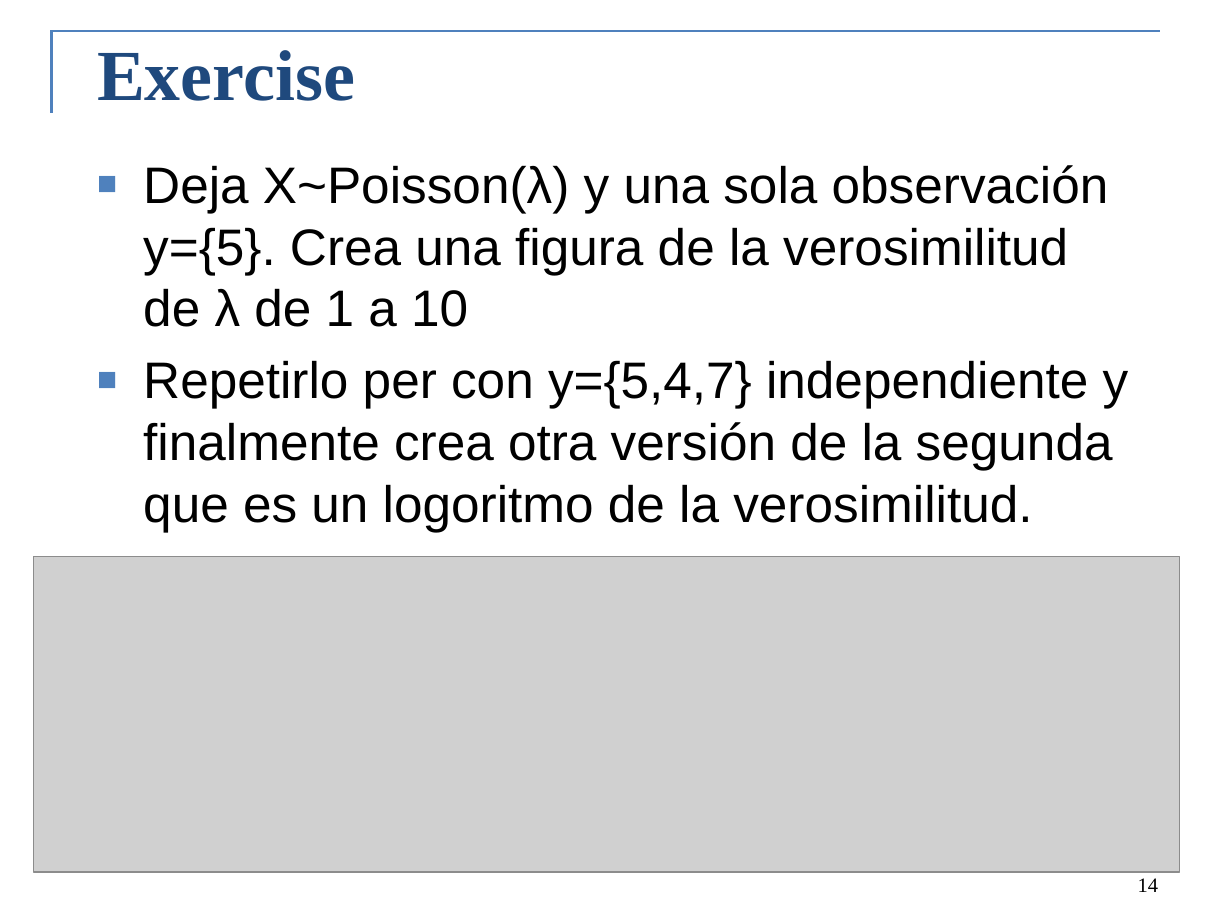
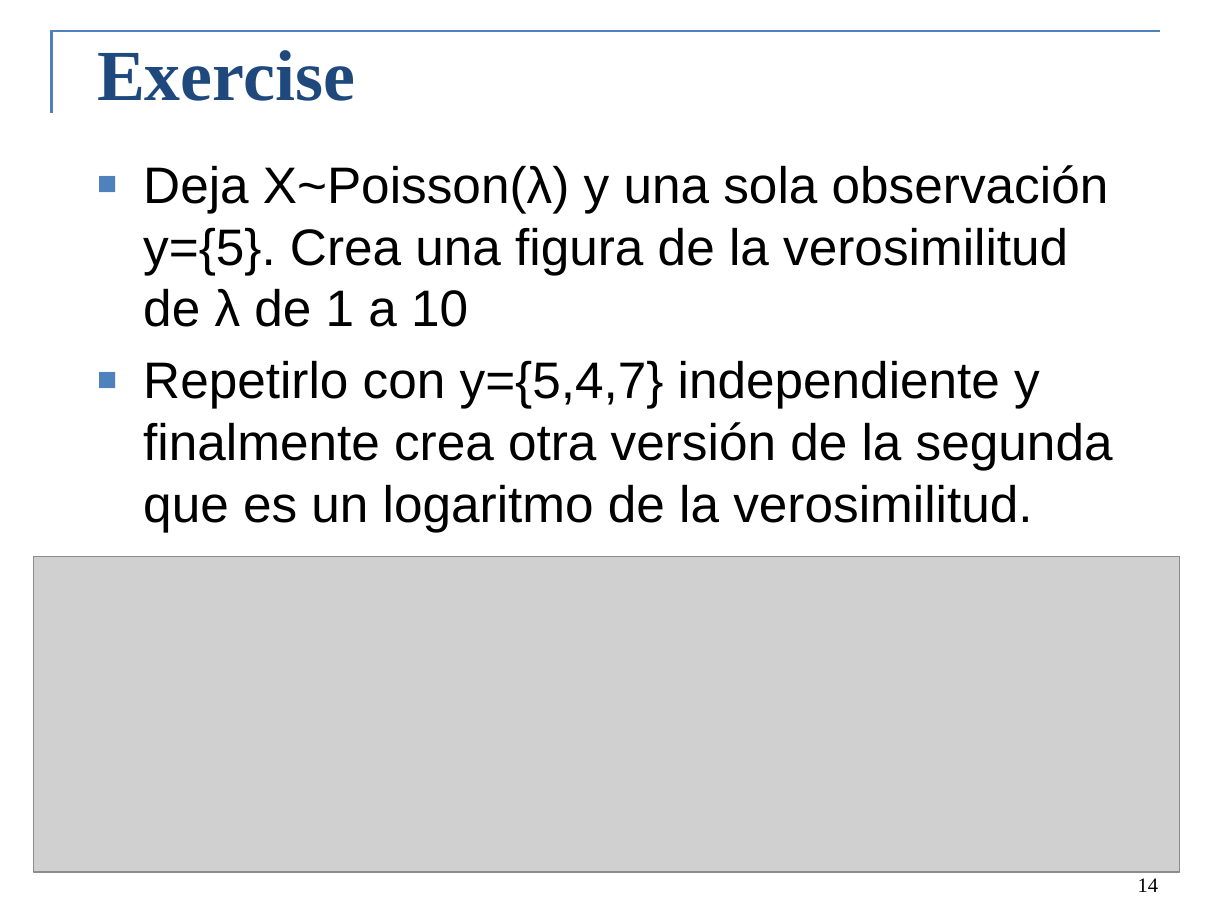
Before and after one commit to colemonnahan/bayes_workshop, a slide deck: slide 14 of dia2/lecture2_bayes.pptx. Drawn at 1232x924 pixels with LibreOffice and Linux fonts; fonts in the diff are those of the drawing; grey boxes stand for pictures. Boxes give left, top, right and bottom in pixels: in the first picture for what was removed or moved away, otherwise in the second. Text is boxed around its words. In the diff, an @@ line names an element or a change of style, - is before the commit and + after.

```diff
--- a/dia2/lecture2_bayes.pptx
+++ b/dia2/lecture2_bayes.pptx
@@ text at box(143, 360, 1113, 532): text changed @@
-■ Repetirlo per con y={5,4,7} independiente y finalmente crea otra versión de la segunda que es un logoritmo de la verosimilitud.
+■ Repetirlo con y={5,4,7} independiente y finalmente crea otra versión de la segunda que es un logaritmo de la verosimilitud.
```
Also in this commit, not shown: 3 other slides changed, 3 other files.
